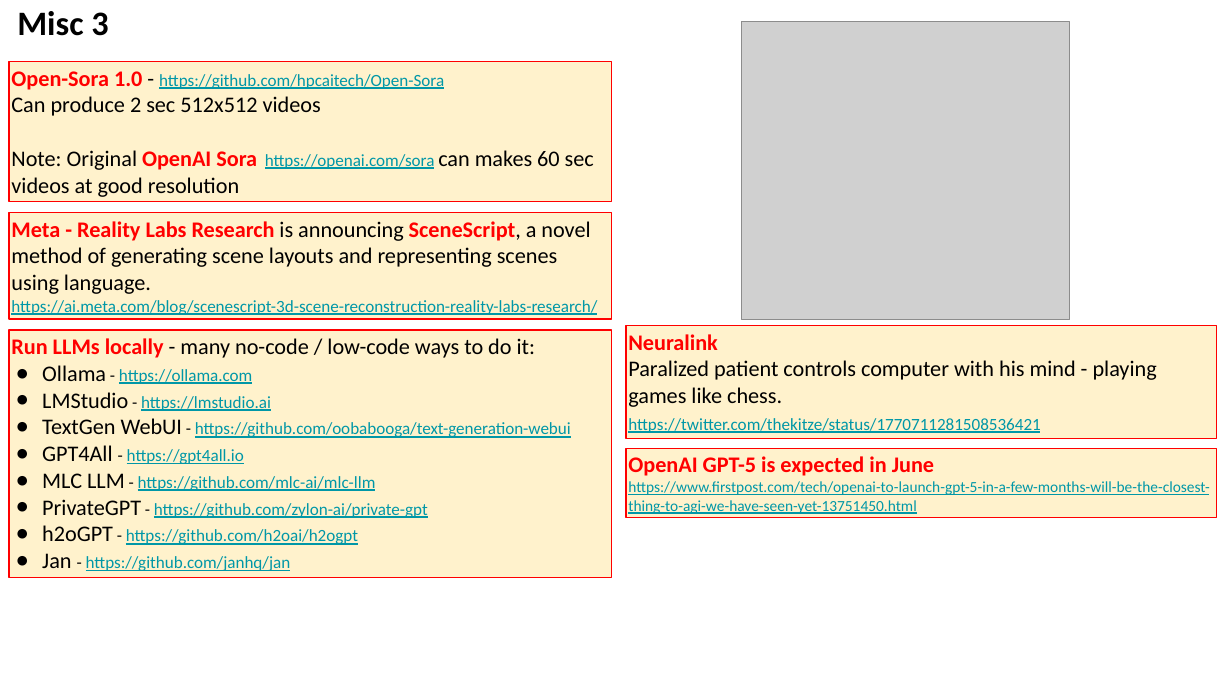
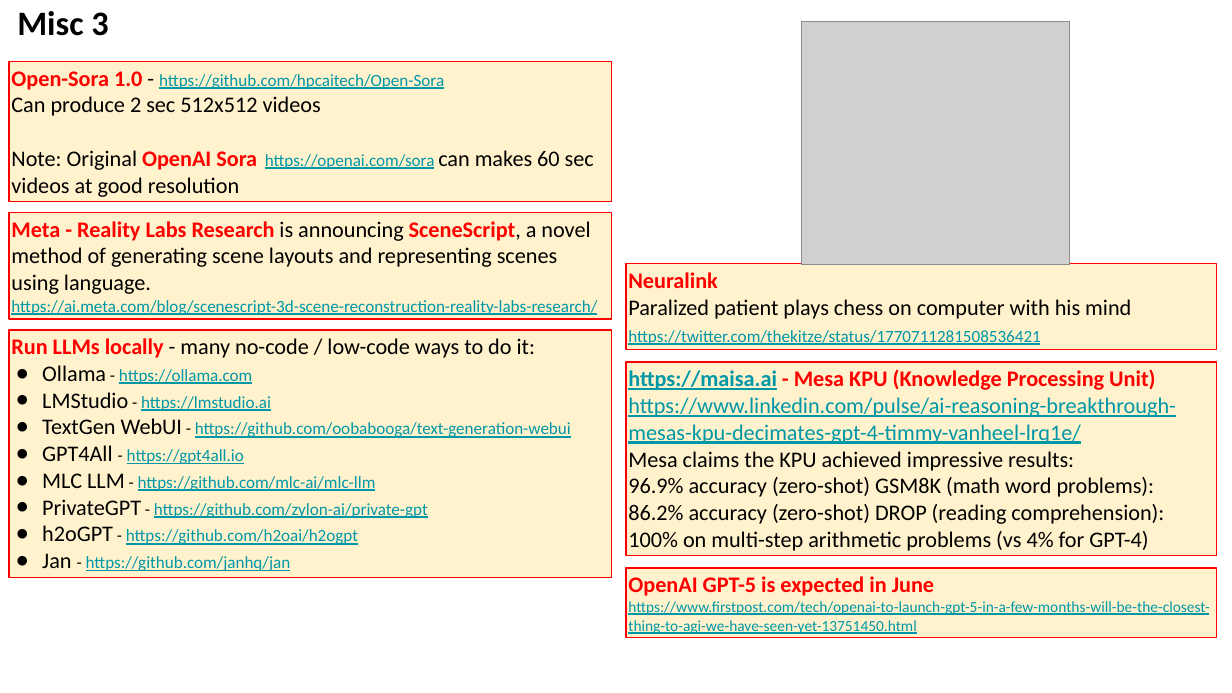
Before and after one commit to lselector/seminar, a slide deck: slide 10 of 2024/2024-03-22-AI-Updates.pptx. Drawn at 1232x693 pixels with LibreOffice and Linux fonts; fonts in the diff are those of the drawing; grey boxes stand for pictures. Boxes give left, top, right and bottom in pixels: in the first picture for what was removed or moved away, otherwise in the second. Text is boxed around its words. In the diff, an @@ line names an element or a change of style, - is before the commit and + after.

Commit message:
update

```diff
--- a/2024/2024-03-22-AI-Updates.pptx
+++ b/2024/2024-03-22-AI-Updates.pptx
@@ picture: place and size @@
-picture at <box>742,22,1069,320</box>
+picture at <box>802,22,1069,265</box>
@@ rectangle "Neuralink": place and size @@
-rectangle "Neuralink" at <box>626,325,1217,439</box>
+rectangle "Neuralink" at <box>626,264,1217,350</box>
@@ text in rectangle at <box>628,299,1131,319</box>: text changed @@
-Paralized patient controls computer with his mind - playing games like chess.
+Paralized patient plays chess on computer with his mind
@@ rectangle added at <box>626,362,1217,556</box>, fill #FFF2CC, outline #FF0000 0.75 pt, 13 pt, text #000000 @@
+https://maisa.ai - Mesa KPU (Knowledge Processing Unit)
+https://www.linkedin.com/pulse/ai-reasoning-breakthrough-mesas-kpu-decimates-gpt-4-timmy-vanheel-lrq1e/
+Mesa claims the KPU achieved impressive results:
+96.9% accuracy (zero-shot) GSM8K (math word problems):
+86.2% accuracy (zero-shot) DROP (reading comprehension):
+100% on multi-step arithmetic problems (vs 4% for GPT-4)
@@ rectangle "OpenAI GPT-5 is expected in ...": place and size @@
-rectangle "OpenAI GPT-5 is expected in ..." at <box>626,448,1217,517</box>
+rectangle "OpenAI GPT-5 is expected in ..." at <box>626,568,1217,637</box>
```
Also in this commit, not shown: 2 other slides changed.
